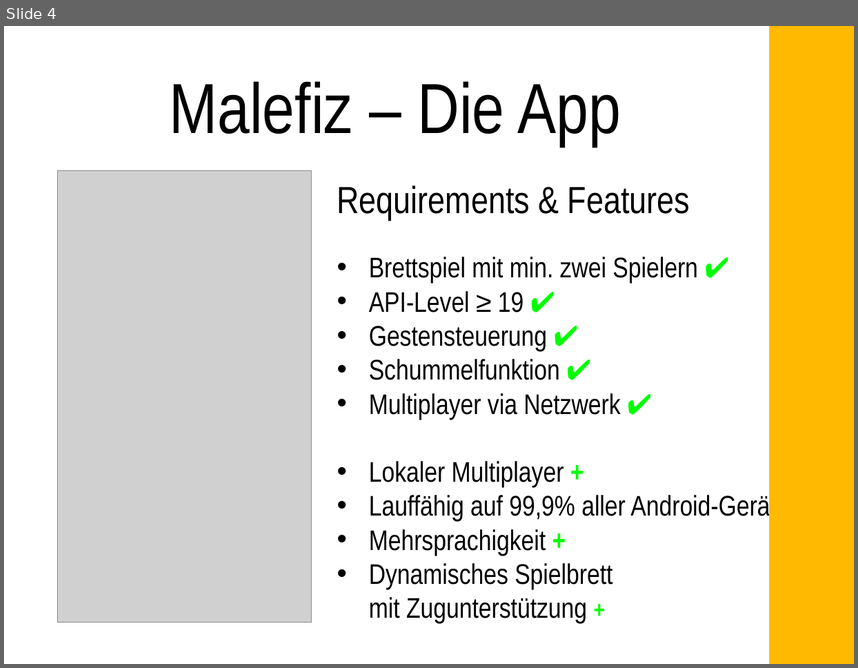
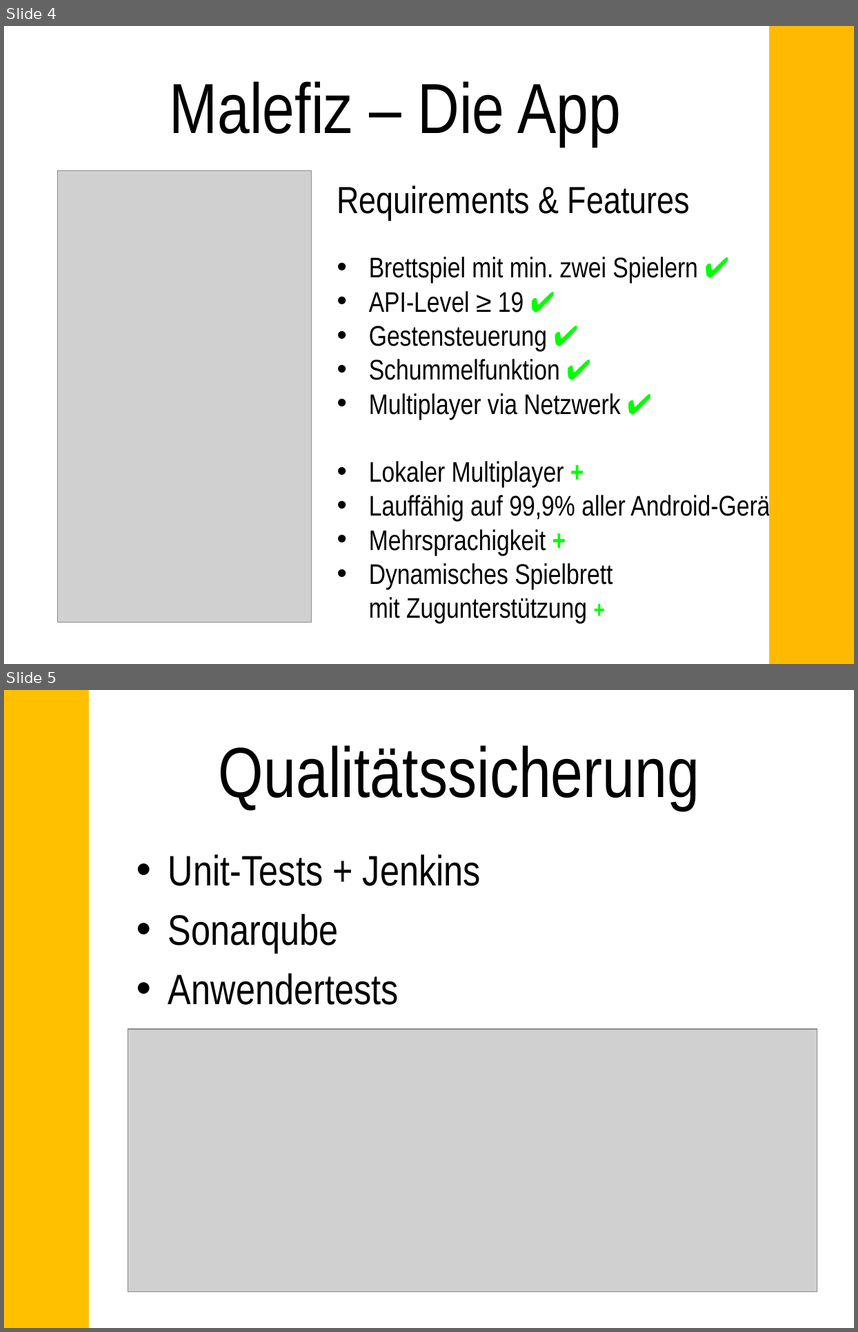
Before and after one commit to daleitner/SE2_Project, a slide deck: Endpräsentation_Leitfaden.pptx. Shown one above the other, each under a label of ours: slide 4 before the commit, slides 4 and 5 after it. The pictures are 858x668 and 858x1332 pixels, drawn with LibreOffice and Linux fonts; fonts in the diff are those of the drawing; grey boxes stand for pictures. Boxes give left, top, right and bottom in pixels: in the first picture for what was removed or moved away, otherwise in the second. Text is boxed around its words. In the diff, an @@ line names an element or a change of style, - is before the commit and + after.

```diff
--- a/Endpräsentation_Leitfaden.pptx
+++ b/Endpräsentation_Leitfaden.pptx
@@ slide 5 added at <box>4,690,854,1328</box>, background #FFFFFF @@
@@ rectangle added at <box>4,690,87,1328</box>, fill #FFC000, outline #FFC000 2 pt @@
@@ title added at <box>219,745,700,809</box>, 60 pt, text #000000 @@
+Qualitätssicherung
@@ text added at <box>168,854,481,1005</box>, 36 pt, text #000000 @@
+• Unit-Tests + Jenkins
+• Sonarqube
+• Anwendertests
@@ picture added at <box>128,1029,818,1292</box> @@
```
Also in this commit, not shown: 2 slides changed, 4 other slides added, 3 slides removed.
